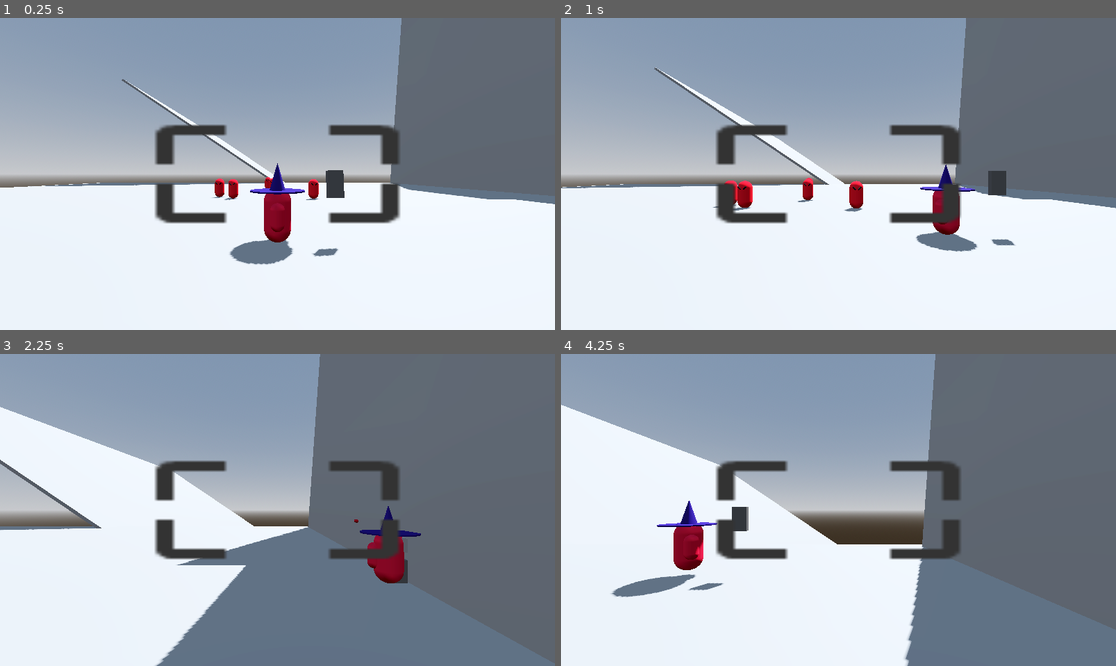
Above: before the commit, frames 1-4 (two rows, left to right).
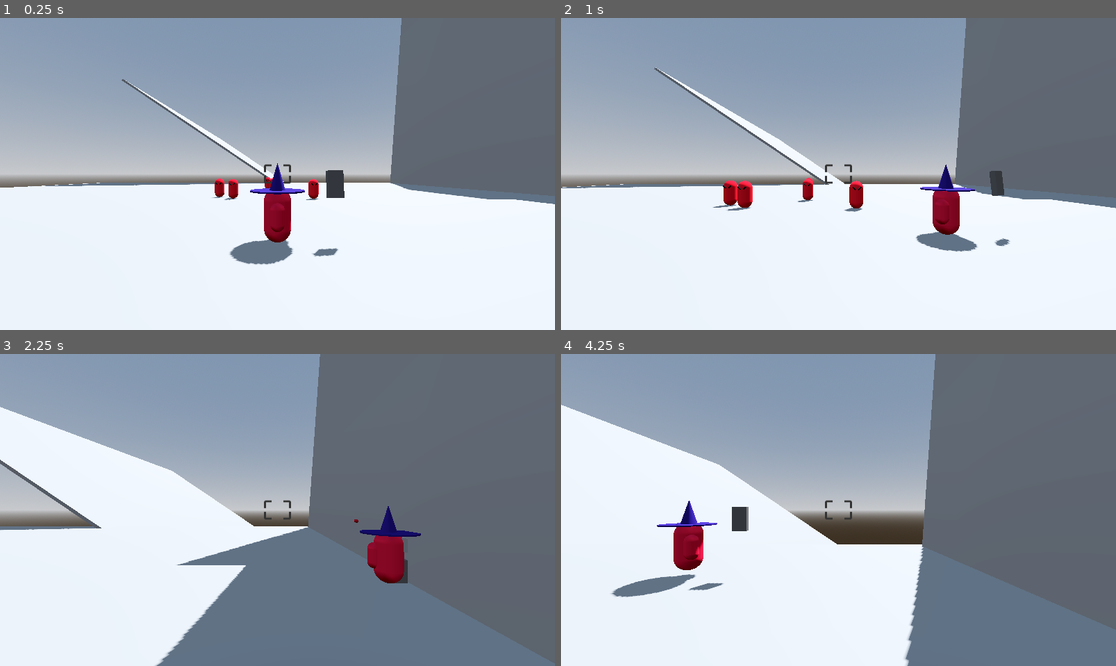
Above: after the commit, the same moments.

Repository: lead0lead/godot-3d-bullet-hell
Game: Godot game, scene res://scenes/main.tscn
The game is run twice, just before and just after one commit, with the same random seed, the same clock (stepped at 60 frames per second) and the same inputs.
Inputs (mouse positions are in pixels of both pictures, inside the frame that each line leads up to):
- Up to frame 1 (0.25 s): no input
- Up to frame 2 (1 s): tap Enter at 0.5 s; move the mouse to (960, 158) at 0.52 s; hold D (right) from 0.53 s (still down); hold Shift (boost) from 0.53 s (still down); tap Space (jump) at 0.77 s
- Up to frame 3 (2.25 s): move the mouse to (166, 525) at 1.27 s; release D (right) at 1.28 s; release Shift (boost) at 1.28 s; hold S (back) 1.28-2.03 s; tap X (dash) at 1.35 s; tap Space (jump) at 1.52 s; move the mouse to (333, 441) at 2.02 s; press the mouse at (333, 441) at 2.03 s; hold D (right) from 2.03 s (still down)
- Up to frame 4 (4.25 s): move the mouse to (810, 572) at 2.77 s; release D (right) at 2.78 s; release the mouse at (810, 572) at 2.78 s; hold W (forward) 2.78-3.53 s; tap F (toggle-flight) at 2.85 s; tap Space (jump) at 3.02, 3.77 s; move the mouse to (1005, 556) at 3.52 s; hold A (left) from 3.53 s (still down); hold Shift (boost) from 3.53 s (still down)

The runs differ from the first frame. In frame 1, 3.3% of the frame differs, in the area x 27-73%, y 34-66%; in frame 2, 3.4%, in the area x 27-82%, y 34-74%; in frame 3, 3.1%; in frame 4, 3.2%.

Commit message:
Fix target lockon focusing the wrong enemy

Diff:
--- a/scenes/player.tscn
+++ b/scenes/player.tscn
@@ -101,7 +101,6 @@
 target_position = Vector3(0, 0, -1000)
 
 [node name="TextureRect" type="TextureRect" parent="CameraPivot/SpringArm3D/PlayerCamera"]
-visible = false
 custom_minimum_size = Vector2(64, 64)
 anchors_preset = 8
 anchor_left = 0.5
@@ -144,6 +143,7 @@
 
 [node name="Crosshair" type="TextureRect" parent="PlayerUI"]
 unique_name_in_owner = true
+visible = false
 anchors_preset = 8
 anchor_left = 0.5
 anchor_top = 0.5
--- a/scripts/ranged_weapon.gd
+++ b/scripts/ranged_weapon.gd
@@ -27,7 +27,6 @@
 func _process(delta: float) -> void:
 	_handle_weapon_pivot_rotation(delta)
 	var lock_on_target = _target_lock_on.find_nearest_lockon_target()
-	print(lock_on_target)
 	if lock_on_target:
 		self.look_at(lock_on_target.global_position, _camera.global_basis.y)
 	else:
--- a/scripts/target_lock_on.gd
+++ b/scripts/target_lock_on.gd
@@ -1,7 +1,7 @@
 extends Node
 
 @export var detection_area_width_ratio := 0.5
-@export var detection_area_height_ratio := 0.5
+@export var detection_area_height_ratio := 0.6
 @onready var _camera: Node3D = %PlayerCamera
 
 func _process(delta: float) -> void:
@@ -40,7 +40,7 @@
 		return possible_targets.reduce(func(smallest, current):
 			if ((_camera.global_position
 					- current.global_position).angle_to(-_camera.global_basis.z)
-					< (_camera.global_position
+					> (_camera.global_position
 					- smallest.global_position).angle_to(-_camera.global_basis.z)):
 				return current
 			else:
